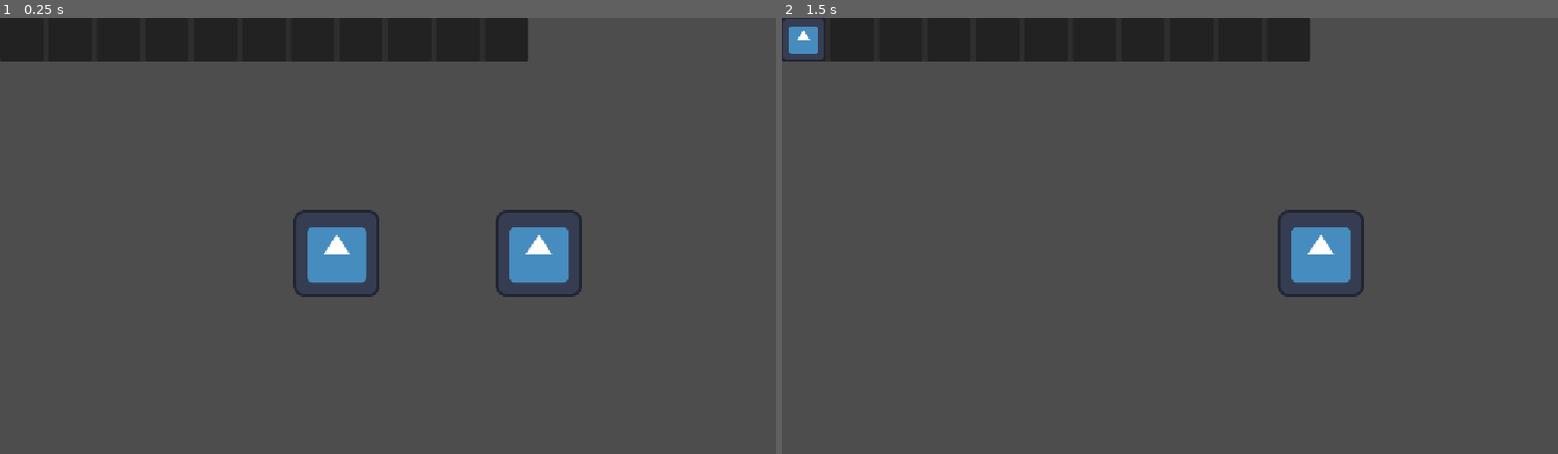
Above: before the commit, frames 1-2 (left to right).
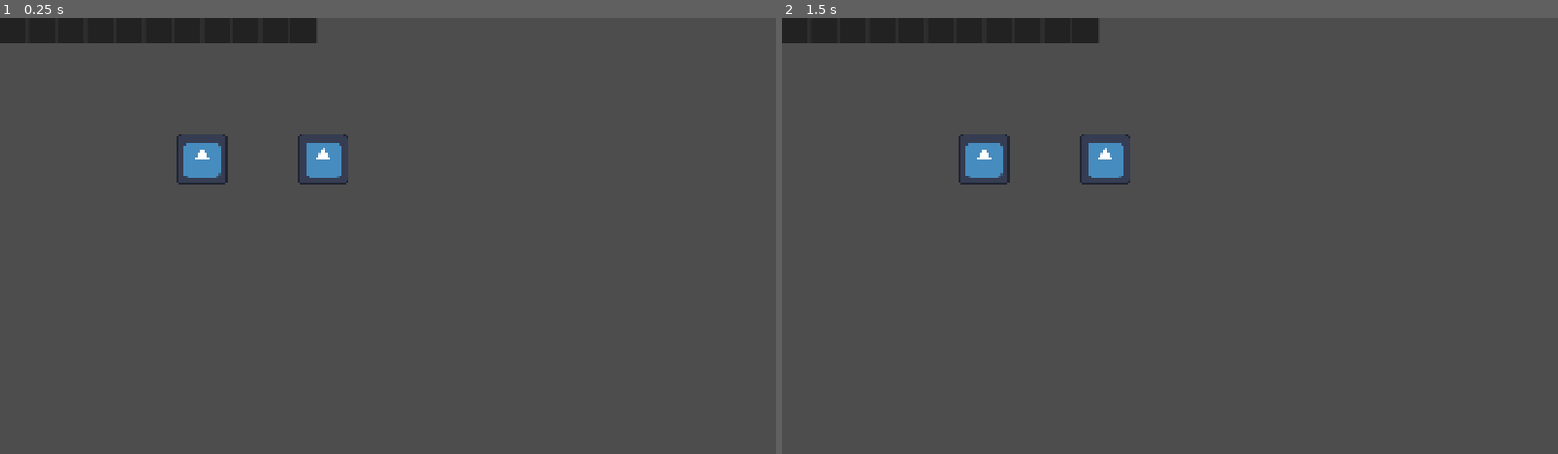
Above: after the commit, the same moments.

Repository: Uther871/kryvokray
Game: Godot game, scene res://main.tscn
Same seed, same stepped clock (60 frames per second), same inputs: the game is played once before the commit and once after it. The project has no main scene, so this scene is started directly. The engine's default icon, where the game draws it, is replaced by a stand-in: a white triangle on a blue panel in a dark square.
Inputs (mouse positions are in pixels of both pictures, inside the frame that each line leads up to):
- Up to frame 1 (0.25 s): no input
- Up to frame 2 (1.5 s): tap Enter at 0.5 s; drag from (1115, 253) to (1317, 253) at 0.52 s; tap Space at 1.25 s; drag from (1014, 257) to (1317, 253) at 1.27 s

The runs differ from the first frame. In frame 1, 7.9% of the frame differs, in the area x 0-75%, y 0-64%; in frame 2, 6.8%.

Commit message:
Pixel art filter, 1920x1080 viewport, slot script fix

Diff:
--- a/project.godot
+++ b/project.godot
@@ -20,6 +20,8 @@
 
 [display]
 
+window/size/viewport_width=1920
+window/size/viewport_height=1080
 window/stretch/mode="canvas_items"
 window/stretch/aspect="expand"
 
@@ -29,4 +31,5 @@
 
 [rendering]
 
+textures/canvas_textures/default_texture_filter=0
 rendering_device/driver.windows="d3d12"
